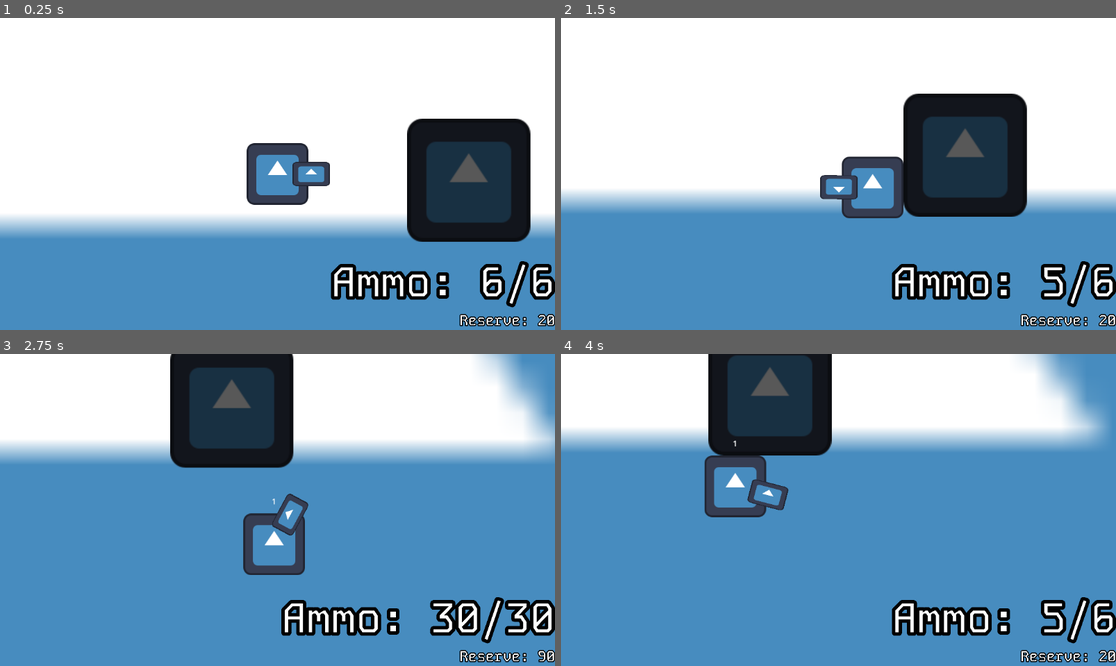
Above: before the commit, frames 1-4 (two rows, left to right).
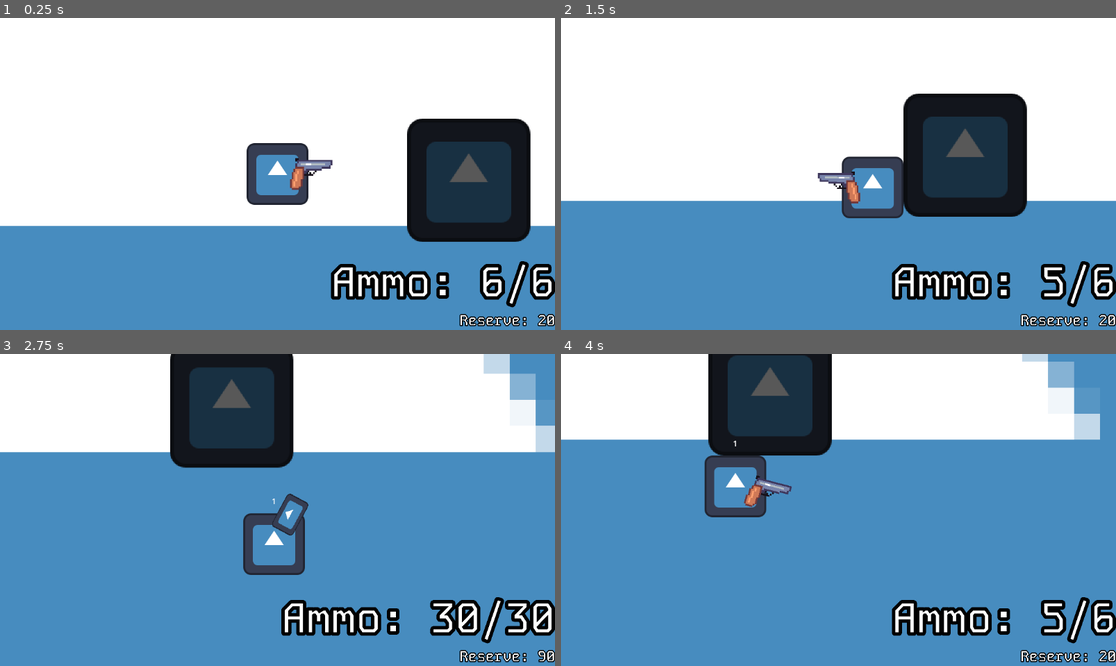
Above: after the commit, the same moments.

Repository: Shuflduf/MultiMurder
Game: Godot game, scene res://scenes/main.tscn
The game is run twice, just before and just after one commit, with the same random seed, the same clock (stepped at 60 frames per second) and the same inputs. This scene is started directly instead of the project's main scene. The engine's default icon, where the game draws it, is replaced by a stand-in: a white triangle on a blue panel in a dark square.
Inputs (mouse positions are in pixels of both pictures, inside the frame that each line leads up to):
- Up to frame 1 (0.25 s): no input
- Up to frame 2 (1.5 s): tap Enter at 0.5 s; move the mouse to (960, 158) at 0.52 s; press the mouse at (960, 158) at 0.53 s; hold D (right) 0.53-1.28 s; move the mouse to (727, 189) at 1.27 s; release the mouse at (727, 189) at 1.28 s; hold S (down) from 1.28 s (still down); tap 1 (switch_1) at 1.35 s
- Up to frame 3 (2.75 s): move the mouse to (333, 441) at 2.02 s; release S (down) at 2.03 s; hold D (right) from 2.03 s (still down); hold 2 (switch_2) from 2.03 s (still down)
- Up to frame 4 (4 s): move the mouse to (810, 572) at 2.77 s; release D (right) at 2.78 s; release 2 (switch_2) at 2.78 s; hold W (up) 2.78-3.53 s; click (810, 572) at 2.85 s; move the mouse to (1005, 556) at 3.52 s; hold A (left) from 3.53 s (still down); hold 1 (switch_1) from 3.53 s (still down)

The runs differ from the first frame. In frame 1, 5.3% of the frame differs, in the area x 0-100%, y 32-72%; in frame 2, 4.5%; in frame 3, 6.0%; in frame 4, 6.1%, in the area x 0-99%, y 0-52%.

Commit message:
gun in game and flipping

Diff:
--- a/project.godot
+++ b/project.godot
@@ -67,3 +67,7 @@
 2d_physics/layer_1="World"
 2d_physics/layer_2="Player"
 2d_physics/layer_3="Bullet"
+
+[rendering]
+
+textures/canvas_textures/default_texture_filter=0
--- a/scenes/guns/revolver.tscn
+++ b/scenes/guns/revolver.tscn
@@ -1,5 +1,10 @@
-[gd_scene load_steps=2 format=3 uid="uid://bj2ddbtirkem"]
+[gd_scene load_steps=3 format=3 uid="uid://bj2ddbtirkem"]
 
 [ext_resource type="PackedScene" uid="uid://30bi6olkqfgu" path="res://scenes/guns/base_gun.tscn" id="1_ekelj"]
+[ext_resource type="Texture2D" uid="uid://dlb3c0mroha0x" path="res://assets/sprites/revolver.png" id="2_3rmrh"]
 
 [node name="Revolver" instance=ExtResource("1_ekelj")]
+
+[node name="Sprite2D" parent="barrel" index="0"]
+scale = Vector2(3.66667, 3.66667)
+texture = ExtResource("2_3rmrh")
--- a/scripts/guns/base_gun.gd
+++ b/scripts/guns/base_gun.gd
@@ -9,6 +9,7 @@
 
 @onready var barrel: Node2D = $barrel
 @onready var spawner: SpawnerComponent = $barrel/SpawnerComponent
+@onready var sprite: Sprite2D = $barrel/Sprite2D
 
 var player: Player :
 	get:
@@ -24,6 +25,10 @@
 
 func look_at_mouse():
 	look_at(get_global_mouse_position())
+	if cos(rotation) > 0:
+		sprite.flip_v = false
+	else:
+		sprite.flip_v = true
 
 func _ready() -> void:
 	ammo = clip
Binary file added: assets/sprites/pistol.aseprite
Binary file added: assets/sprites/revolver.aseprite
Binary file added: assets/sprites/revolver.png
Not shown, added: assets/sprites/revolver.png.import
